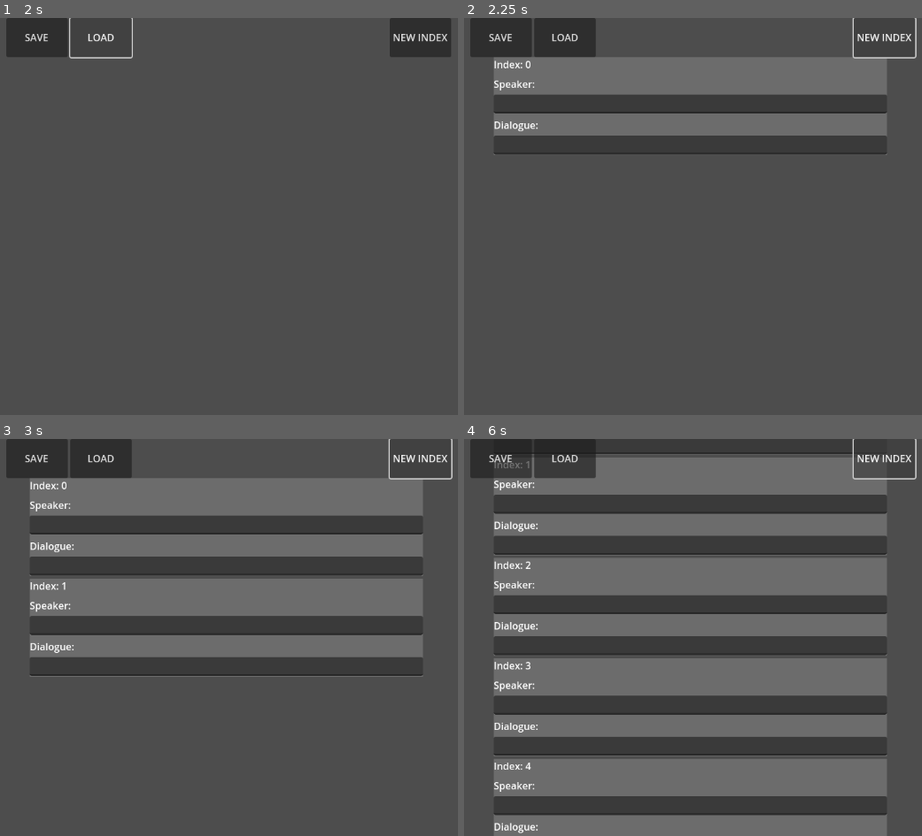
Above: before the commit, frames 1-4 (two rows, left to right).
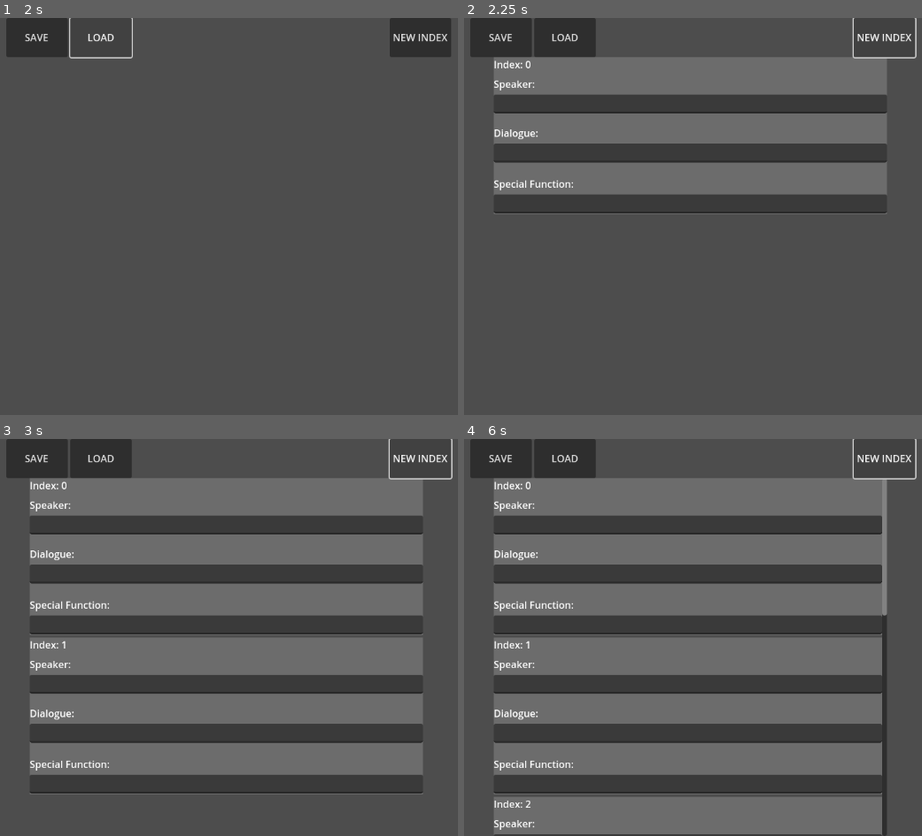
Above: after the commit, the same moments.

Repository: POtOSoftware/YADSMan
Game: Godot game, scene res://Scenes/Prototype/Prototype.tscn
The game is run twice, just before and just after one commit, with the same random seed, the same clock (stepped at 60 frames per second) and the same inputs.
Inputs:
- Up to frame 1 (2 s): click "SAVE" at 0.5 s; click "LOAD" at 1.25 s
- Up to frame 2 (2.25 s): click "NEW INDEX" at 2 s
- Up to frame 3 (3 s): click "NEW INDEX" at 2.75 s
- Up to frame 4 (6 s): click "NEW INDEX" at 3.5 s; tap Enter at 4.25, 5.75 s; tap Space at 5 s

Frame 1 is identical in both runs. In frame 2, 9.5% of the frame differs, in the area x 6-93%, y 26-50%; in frame 3, 22%; in frame 4, 57%, in the area x 6-93%, y 3-100%.

Commit message:
special functions are saved and loaded

Diff:
--- a/Global/FileManager.gd
+++ b/Global/FileManager.gd
@@ -2,12 +2,13 @@
 
 var yads_file: ConfigFile = ConfigFile.new()
 
-func save_line_to_file(_index_int: int, _speaker_text: String, _dialogue_text: String) -> void:
+func save_line_to_file(_index_int: int, _speaker_text: String, _dialogue_text: String, _spec_func: String) -> void:
 	var index_string: String = str(_index_int) # idk, just for convenience ig
 	print("SAVING LINES FROM INDEX " + index_string)
 
 	yads_file.set_value(index_string, "speaker", _speaker_text)
 	yads_file.set_value(index_string, "line", _dialogue_text)
+	yads_file.set_value(index_string, "spec_func", _spec_func)
 
 	if yads_file.save(GlobalManager.working_file_path) == OK:
 		print("SUCCESSFULLY SAVED LINES FROM INDEX " + index_string)
@@ -45,3 +46,18 @@
 	print("DIALOGUE LINES: " + str(dialogue_lines))
 
 	return dialogue_lines
+
+func load_specfuncs_from_file(_file_path: String = GlobalManager.working_file_path) -> Array[String]:
+	var specfunc_lines: Array[String]
+
+	if yads_file.load(_file_path) == OK:
+		print("LOADING SPECIAL FUNCTIONS FROM " + _file_path)
+	else:
+		printerr("SHIT ON MY DICK! LOADING SPEC FUNCS FROM " + _file_path + " HAS FAILED!")
+
+	for specfunc_index in yads_file.get_sections():
+		specfunc_lines.append(yads_file.get_value(specfunc_index, "spec_func"))
+
+	print("SPECIAL FUNCTIONS: " + str(specfunc_lines))
+
+	return specfunc_lines
--- a/Global/GlobalManager.gd
+++ b/Global/GlobalManager.gd
@@ -8,11 +8,11 @@
 
 var line_editor_container: Node = null
 
-func create_line_editor_item(_index: int, _speaker_text: String = "", _dialogue_text: String = "") -> void:
+func create_line_editor_item(_index: int, _speaker_text: String = "", _dialogue_text: String = "", _specfunc_text: String = "") -> void:
 	var instance_line_editor: Node = prefab_line_editor.instantiate()
 
 	line_editor_container.add_child(instance_line_editor)
 	instance_line_editor.initialize_index(_index)
-	instance_line_editor.initialize_text(_speaker_text, _dialogue_text)
+	instance_line_editor.initialize_text(_speaker_text, _dialogue_text, _specfunc_text)
 
 	current_total_indexes += 1
--- a/Prefabs/LineEditor/LineEditor.tscn
+++ b/Prefabs/LineEditor/LineEditor.tscn
@@ -3,11 +3,11 @@
 [ext_resource type="Script" uid="uid://dte72qvhnl8xr" path="res://Prefabs/LineEditor/line_editor.gd" id="1_hfxg0"]
 
 [node name="LineEditor" type="Control" groups=["line_editor"]]
-custom_minimum_size = Vector2(0, 160)
+custom_minimum_size = Vector2(0, 256)
 layout_mode = 3
 anchors_preset = 10
 anchor_right = 1.0
-offset_bottom = 160.0
+offset_bottom = 256.0
 grow_horizontal = 2
 size_flags_horizontal = 3
 script = ExtResource("1_hfxg0")
@@ -62,14 +62,14 @@
 [node name="Dialogue" type="Control" parent="ColorRect"]
 custom_minimum_size = Vector2(0, 60)
 layout_mode = 1
-anchors_preset = 12
-anchor_top = 1.0
+anchors_preset = 14
+anchor_top = 0.5
 anchor_right = 1.0
-anchor_bottom = 1.0
-offset_top = -61.0
-offset_bottom = -1.0
+anchor_bottom = 0.5
+offset_top = -16.0
+offset_bottom = 44.0
 grow_horizontal = 2
-grow_vertical = 0
+grow_vertical = 2
 metadata/_edit_group_ = true
 
 [node name="DialogueLabel" type="Label" parent="ColorRect/Dialogue"]
@@ -91,3 +91,36 @@
 offset_top = -31.0
 grow_horizontal = 2
 grow_vertical = 0
+
+[node name="SpecialFunction" type="Control" parent="ColorRect"]
+custom_minimum_size = Vector2(0, 60)
+layout_mode = 1
+anchors_preset = 12
+anchor_top = 1.0
+anchor_right = 1.0
+anchor_bottom = 1.0
+offset_top = -61.0
+offset_bottom = -1.0
+grow_horizontal = 2
+grow_vertical = 0
+metadata/_edit_group_ = true
+
+[node name="SpecFuncLabel" type="Label" parent="ColorRect/SpecialFunction"]
+layout_mode = 1
+anchors_preset = 10
+anchor_right = 1.0
+offset_bottom = 23.0
+grow_horizontal = 2
+text = "Special Function:"
+vertical_alignment = 1
+justification_flags = 162
+
+[node name="SpecFuncEdit" type="LineEdit" parent="ColorRect/SpecialFunction"]
+layout_mode = 1
+anchors_preset = 12
+anchor_top = 1.0
+anchor_right = 1.0
+anchor_bottom = 1.0
+offset_top = -31.0
+grow_horizontal = 2
+grow_vertical = 0
--- a/Prefabs/LineEditor/line_editor.gd
+++ b/Prefabs/LineEditor/line_editor.gd
@@ -3,6 +3,7 @@
 @onready var current_index_label: Node = $ColorRect/IndexLabel
 @onready var speaker_edit: Node = $ColorRect/SpeakerEdit/SpeakerEdit
 @onready var dialogue_edit: Node = $ColorRect/Dialogue/DialogueEdit
+@onready var specfunc_edit: Node = $ColorRect/SpecialFunction/SpecFuncEdit
 
 var current_index: int
 
@@ -11,7 +12,7 @@
 	current_index_label.text = "Index: " + str(current_index)
 	print("INITIALIZED LINE EDITOR WITH INDEX " + str(current_index))
 
-func initialize_text(_speaker_text: String = "", _dialogue_text: String = ""):
+func initialize_text(_speaker_text: String = "", _dialogue_text: String = "", _specfunc_text: String = ""):
 	var _index_string: String = str(get_current_index())
 
 	# we only really need to initialize them if the arguments were actually filled in and used
@@ -21,6 +22,9 @@
 	if _dialogue_text != "":
 		print("INITIALIZING INDEX " + _index_string + " WITH DIALOGUE TEXT: " + _dialogue_text)
 		dialogue_edit.text = _dialogue_text
+	if _specfunc_text != "":
+		print("INITIALIZING INDEX " + _index_string + " WITH SPECIAL FUNCTION: " + _specfunc_text)
+		specfunc_edit.text = _specfunc_text
 
 func get_current_index() -> int:
 	return current_index
@@ -32,3 +36,7 @@
 func get_dialogue_text() -> String:
 	print("Index " + str(get_current_index()) + ": Dialogue Text=" + dialogue_edit.text)
 	return dialogue_edit.text
+
+func get_specfunc() -> String:
+	print("Index " + str(get_current_index()) + ": Special Function=" + specfunc_edit.text)
+	return specfunc_edit.text
--- a/Scenes/ExampleParser/ExampleParser.tscn
+++ b/Scenes/ExampleParser/ExampleParser.tscn
@@ -12,7 +12,7 @@
 grow_vertical = 2
 script = ExtResource("1_jjraq")
 
-[node name="YADSParser" type="Control" parent="." node_paths=PackedStringArray("speaker_label", "dialogue_label")]
+[node name="YADSParser" type="Control" parent="."]
 layout_mode = 1
 anchors_preset = 12
 anchor_top = 1.0
--- a/Scenes/ExampleParser/yads_parser.gd
+++ b/Scenes/ExampleParser/yads_parser.gd
@@ -3,8 +3,8 @@
 @onready var root: Node = $".."
 
 # just like unity! ...ewnity 3:
-@export var speaker_label: Node
-@export var dialogue_label: Node
+@export_node_path("Label") var speaker_label
+@export_node_path("Label") var dialogue_label
 
 var current_dialogue_index: int = 0
 
--- a/Scenes/Prototype/Prototype.tscn
+++ b/Scenes/Prototype/Prototype.tscn
@@ -11,17 +11,21 @@
 grow_vertical = 2
 script = ExtResource("1_qo0un")
 
-[node name="VBoxContainer" type="VBoxContainer" parent="."]
+[node name="ScrollContainer" type="ScrollContainer" parent="."]
 layout_mode = 1
-anchors_preset = 13
-anchor_left = 0.5
-anchor_right = 0.5
+anchors_preset = 15
+anchor_right = 1.0
 anchor_bottom = 1.0
-offset_left = -320.0
+offset_left = 256.0
 offset_top = 64.0
-offset_right = 320.0
+offset_right = -256.0
 grow_horizontal = 2
 grow_vertical = 2
+
+[node name="VBoxContainer" type="VBoxContainer" parent="ScrollContainer"]
+layout_mode = 2
+size_flags_horizontal = 3
+size_flags_vertical = 3
 
 [node name="TopBarButtons" type="Control" parent="."]
 layout_mode = 1
--- a/Scenes/Prototype/prototype.gd
+++ b/Scenes/Prototype/prototype.gd
@@ -2,7 +2,7 @@
 
 @onready var speaker_line_edit: Node = $VBoxContainer/SpeakerEdit/SpeakerEdit
 @onready var dialogue_line_edit: Node = $VBoxContainer/Dialogue/DialogueEdit
-@onready var dialogue_index_container: Node = $VBoxContainer
+@onready var dialogue_index_container: Node = $ScrollContainer/VBoxContainer
 
 func _ready() -> void:
 	# give the global manager script the scenes vbox container so it can add children to it
@@ -63,19 +63,22 @@
 		var _current_index: int = _line_edits[line_edit.get_index()].get_current_index()
 		var _current_speaker: String = _line_edits[line_edit.get_index()].get_speaker_text()
 		var _current_dialogue: String = _line_edits[line_edit.get_index()].get_dialogue_text()
+		var _current_specfunc: String = _line_edits[line_edit.get_index()].get_specfunc()
 
-		FileManager.save_line_to_file(_current_index, _current_speaker, _current_dialogue)
+		FileManager.save_line_to_file(_current_index, _current_speaker, _current_dialogue, _current_specfunc)
 
 func _on_load_button_pressed() -> void:
 	var _speaker_lines: Array[String] = FileManager.load_speaker_lines_from_file()
 	var _dialogue_lines: Array[String] = FileManager.load_dialogue_lines_from_file()
+	var _specfunc_lines: Array[String] = FileManager.load_specfuncs_from_file()
 
 	# potential bug ahead! this all depends on the speaker and dialogue line array being the same size
 	# they *should* be, but for now ill just throw a fit if the sizes are different
 
 	if _speaker_lines.size() == _dialogue_lines.size():
 		for _current_line in range(_speaker_lines.size()):
-			GlobalManager.create_line_editor_item(GlobalManager.current_total_indexes, _speaker_lines[_current_line], _dialogue_lines[_current_line])
+			GlobalManager.create_line_editor_item(GlobalManager.current_total_indexes,
+			_speaker_lines[_current_line], _dialogue_lines[_current_line], _specfunc_lines[_current_line])
 	else:
 		printerr("FUCK ME TO TEARS! SPEAKER AND DIALOGUE ARRAY SIZES AREN'T EQUAL!")
 
